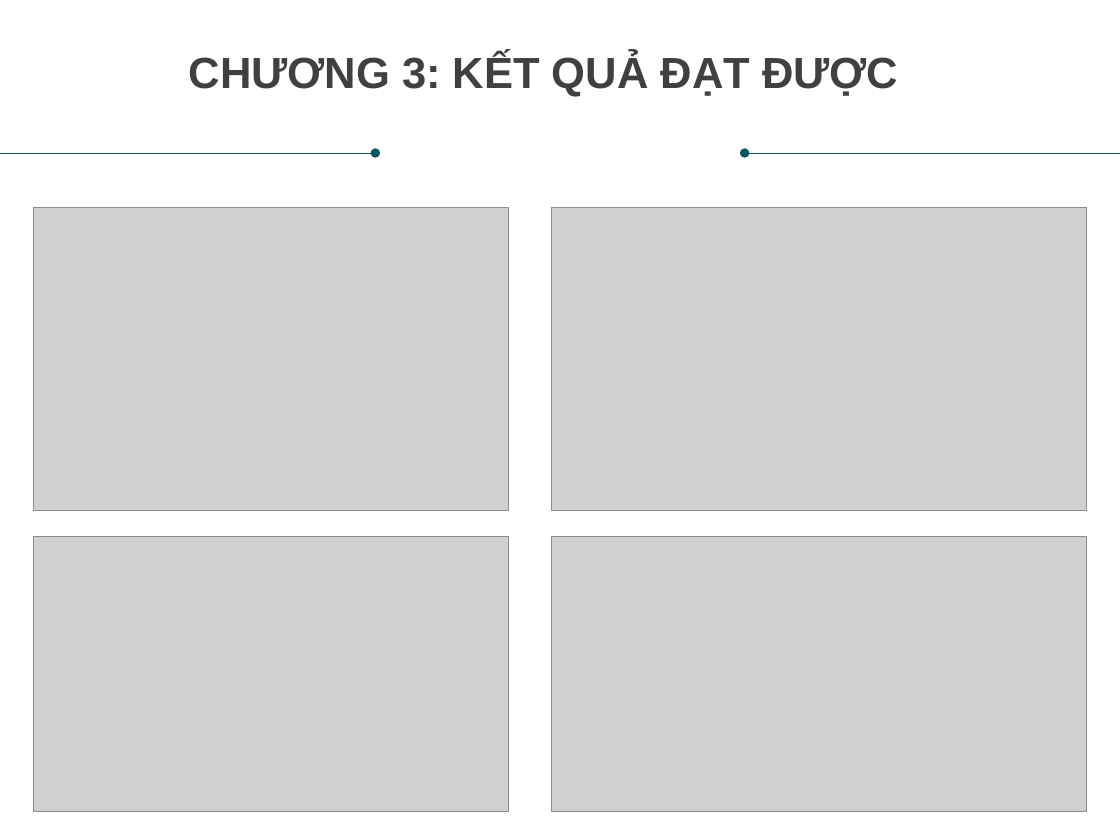
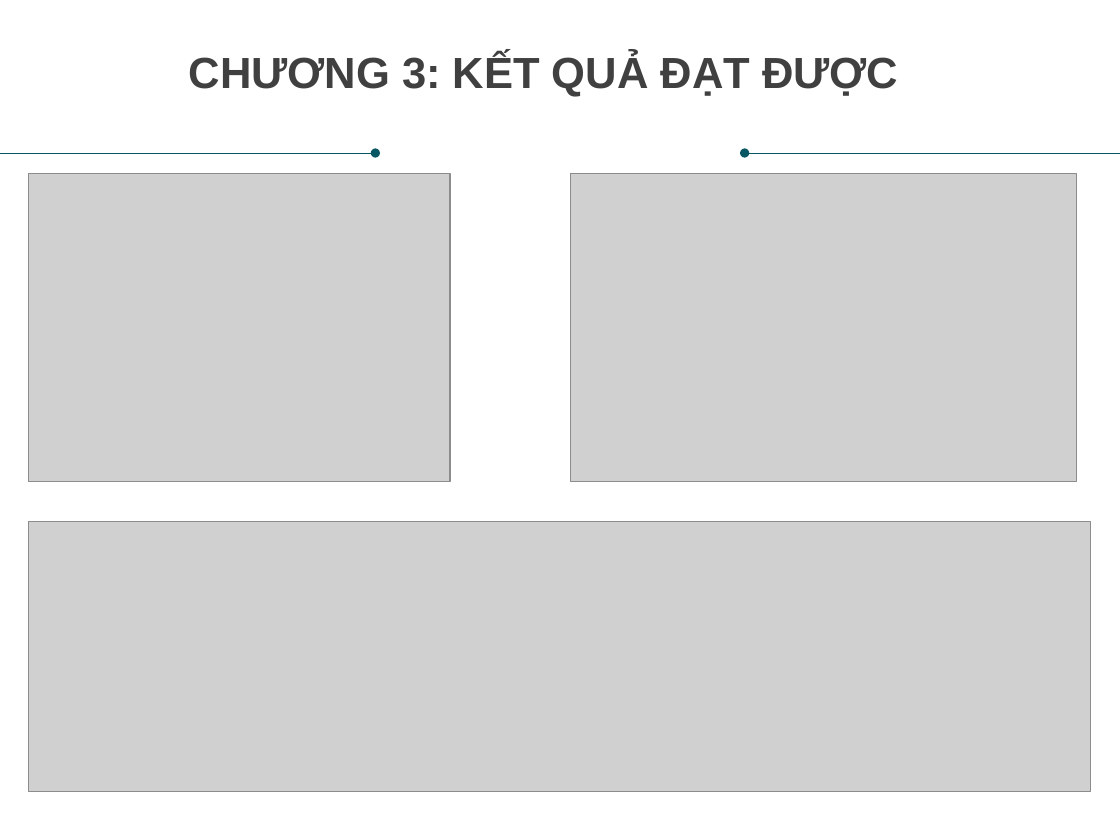
Before and after one commit to nguyenthequyen/AgriculturalProducts, a slide deck: slide 10 of Document/NTQUYEN-DATN.pptx (slide 9 before the commit). Drawn at 1120x840 pixels with LibreOffice and Linux fonts; fonts in the diff are those of the drawing; grey boxes stand for pictures. Boxes give left, top, right and bottom in pixels: in the first picture for what was removed or moved away, otherwise in the second. Text is boxed around its words. In the diff, an @@ line names an element or a change of style, - is before the commit and + after.

```diff
--- a/Document/NTQUYEN-DATN.pptx
+++ b/Document/NTQUYEN-DATN.pptx
@@ picture: place and size @@
-picture at (34,207,508,511)
+picture at (28,174,450,482)
@@ picture: place and size @@
-picture at (552,207,1086,511)
+picture at (570,174,1076,482)
@@ picture added at (28,522,1090,792) @@
@@ picture removed at (34,536,508,812) @@
@@ picture removed at (552,536,1086,812) @@
```
Also in this commit, not shown: 1 other slide changed, 3 slides added, 52 other files.
